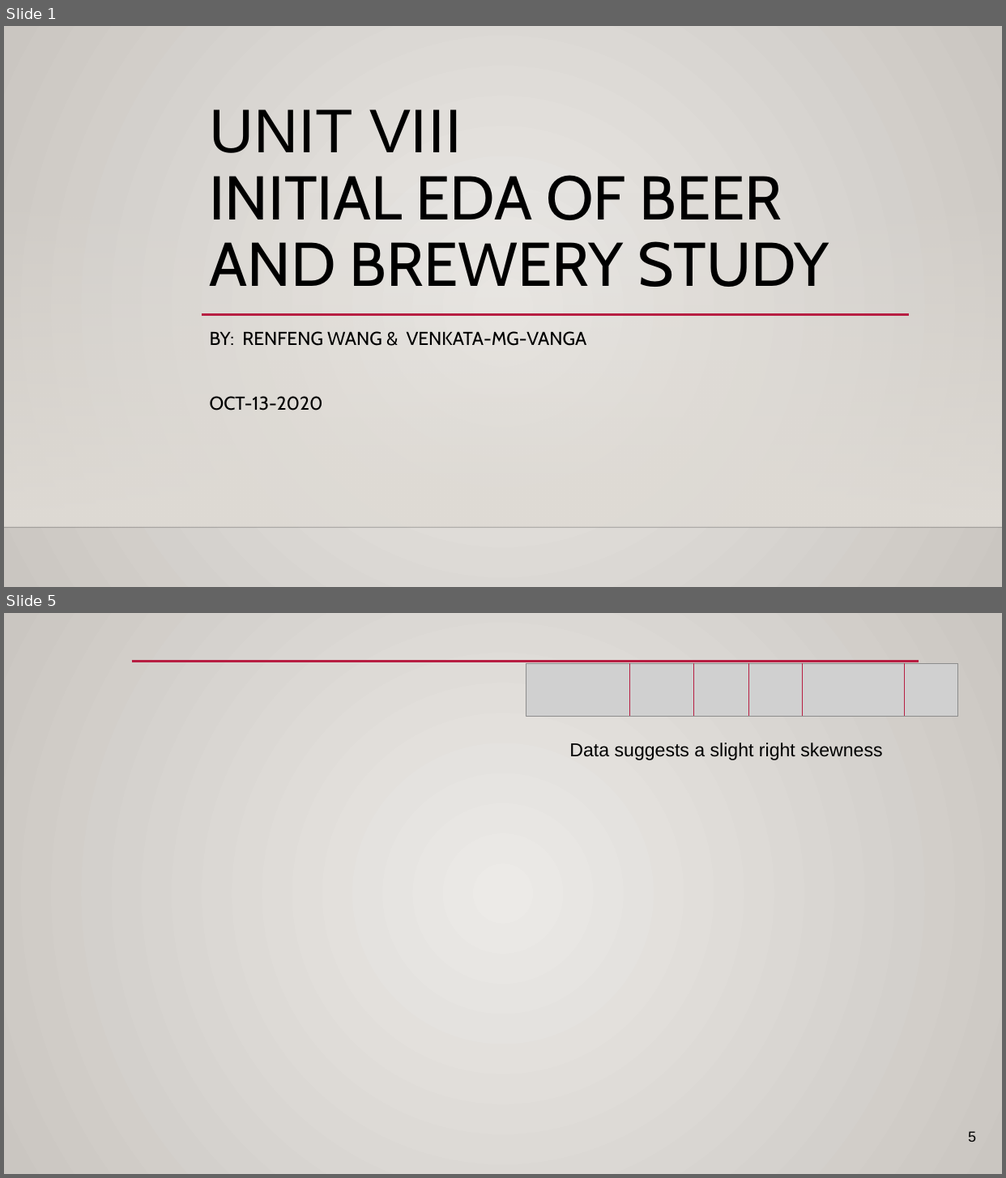
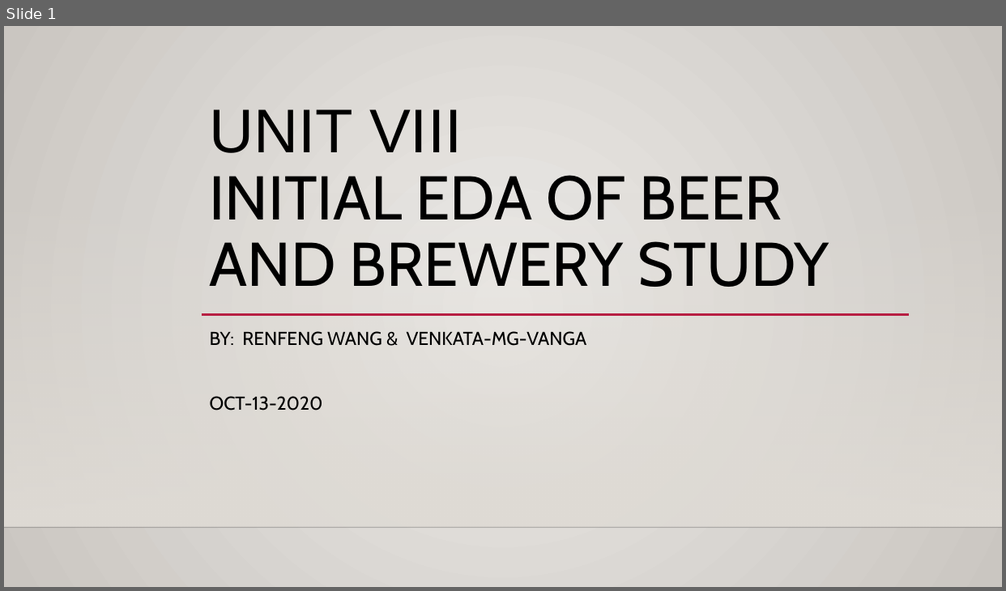
Before and after one commit to VenkataVanga/MSDS-6306, a slide deck: Unit8_Live_Session_Assignment.pptx. Shown one above the other, each under a label of ours: slides 1 and 5 before the commit, slide 1 after it; the slides between them are not shown. The pictures are 1006x1178 and 1006x591 pixels, drawn with LibreOffice and Linux fonts; fonts in the diff are those of the drawing; grey boxes stand for pictures; background and template pictures are left out. Boxes give left, top, right and bottom in pixels: in the first picture for what was removed or moved away, otherwise in the second. Text is boxed around its words. In the diff, an @@ line names an element or a change of style, - is before the commit and + after.

```diff
--- a/Unit8_Live_Session_Assignment.pptx
+++ b/Unit8_Live_Session_Assignment.pptx
@@ slide 5 removed at (4,613,1002,1174), background picture (left out) @@
@@ line removed from (132, 661) to (918, 661) @@
@@ group removed at (526,663,958,717): 5 lines, 1 picture @@
@@ text removed at (569,743,882,760) @@
-Data suggests a slight right skewness
@@ page number removed at (968,1131,976,1142) @@
-5
```
Also in this commit, not shown: 3 slides changed, 5 slides added, 1 other slide removed.
